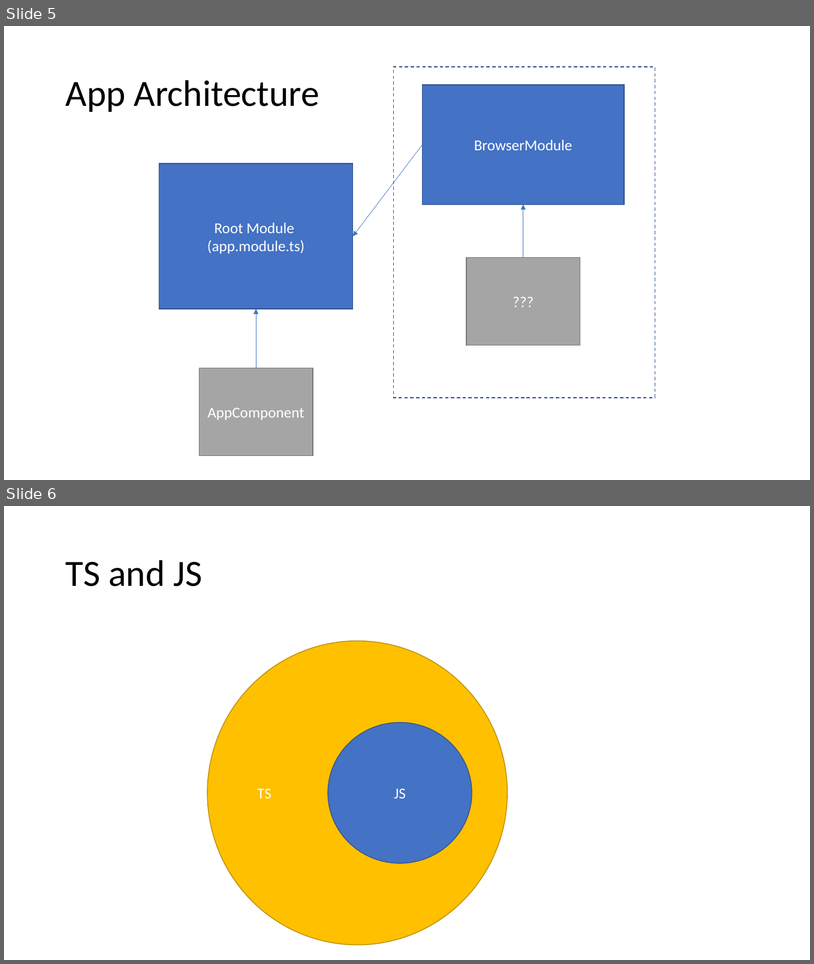
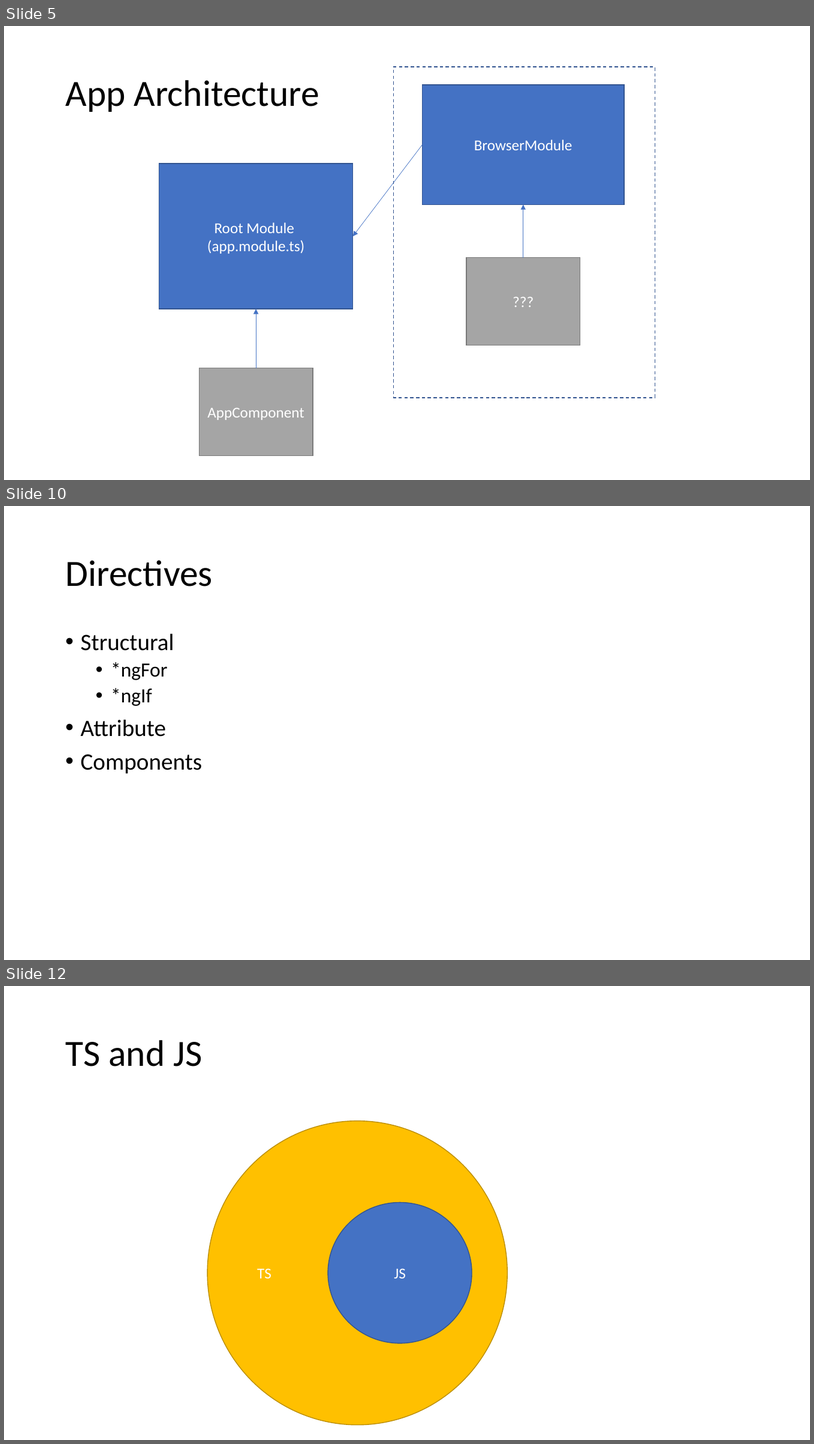
Before and after one commit to 200914ROC2/Training, a slide deck: 6Week-Angular/6w.pptx. Shown one above the other, each under a label of ours: slides 5 and 6 before the commit, slides 5, 10 and 12 after it; the slides between them are not shown. The pictures are 814x964 and 814x1444 pixels, drawn with LibreOffice and Linux fonts; fonts in the diff are those of the drawing. Boxes give left, top, right and bottom in pixels: in the first picture for what was removed or moved away, otherwise in the second. Text is boxed around its words. In the diff, an @@ line names an element or a change of style, - is before the commit and + after.

```diff
--- a/6Week-Angular/6w.pptx
+++ b/6Week-Angular/6w.pptx
@@ slide 10 added at (4, 506, 810, 960), background #FFFFFF @@
@@ title added at (65, 560, 213, 586), 44 pt, text #000000 @@
+Directives
@@ text added at (81, 633, 203, 774), 28 pt, text #000000 @@
+• Structural
+  • *ngFor
+  • *ngIf
+• Attribute
+• Components
@@ what was slide 6 is now slide 12 @@
```
Also in this commit, not shown: 7 other slides added.
